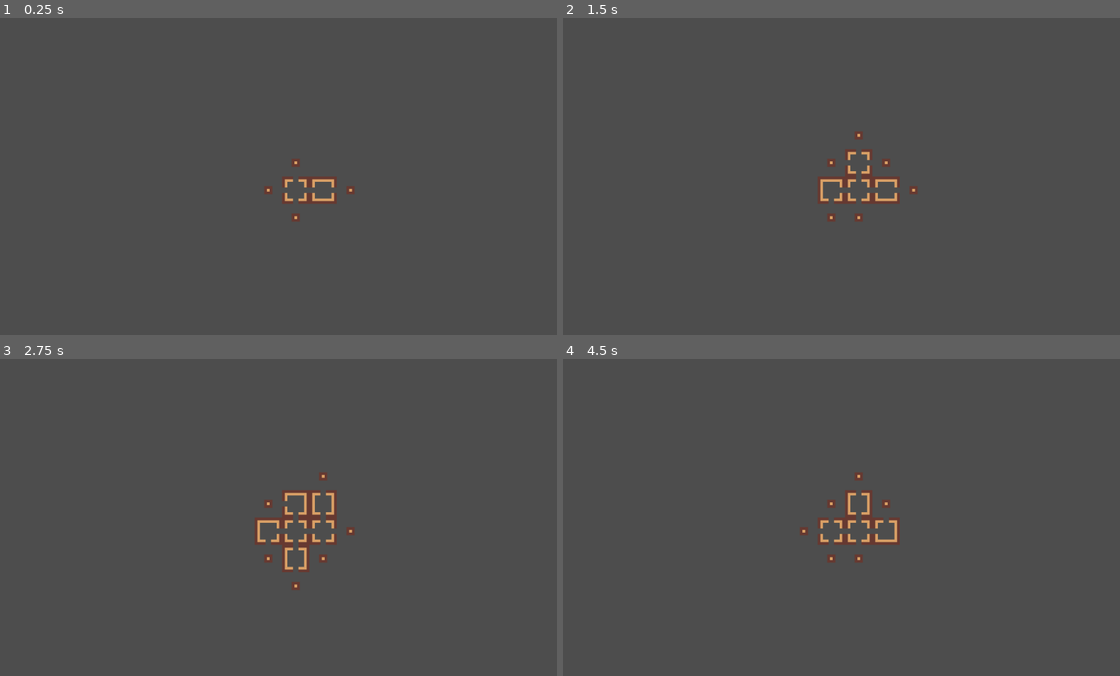
Above: before the commit, frames 1-4 (two rows, left to right).
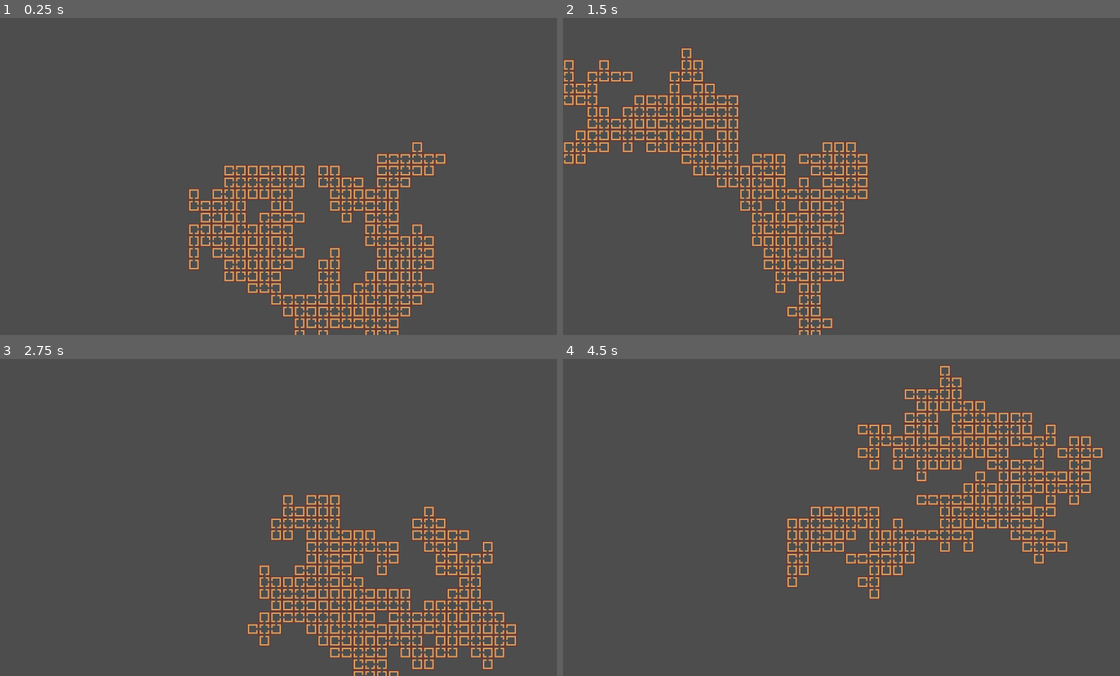
Above: after the commit, the same moments.

Repository: TreacherousDev/Treacherous
Game: Godot game, scene res://main/map_generator.tscn
Two runs of this game, one before a commit and one after it. Both use one fixed random seed, a clock stepped at 60 frames per second and the inputs below. The project has no main scene, so this scene is started directly. The engine's default icon, where the game draws it, is replaced by a stand-in: a white triangle on a blue panel in a dark square.
Inputs (mouse positions are in pixels of both pictures, inside the frame that each line leads up to):
- Up to frame 1 (0.25 s): no input
- Up to frame 2 (1.5 s): tap Enter (ui_accept) at 0.5, 0.77 s; move the mouse to (969, 160) at 0.52 s; hold Up (ui_up) 0.53-1.28 s; click (969, 160) at 0.67 s; move the mouse to (730, 192) at 1.27 s; click (730, 192) at 1.42 s
- Up to frame 3 (2.75 s): tap Enter (ui_accept) at 1.52 s; move the mouse to (339, 447) at 2.02 s; hold Up (ui_up) from 2.03 s (still down); click (339, 447) at 2.17 s
- Up to frame 4 (4.5 s): move the mouse to (819, 580) at 2.77 s; click (819, 580) at 2.92 s; tap Enter (ui_accept) at 3.02, 3.77 s; move the mouse to (1014, 565) at 3.52 s; release Up (ui_up) at 3.53 s; click (1014, 565) at 3.67 s; move the mouse to (674, 469) at 4.27 s; click (674, 469) at 4.42 s

The runs differ from the first frame. In frame 1, 9.2% of the frame differs, in the area x 33-81%, y 38-100%; in frame 2, 9.8%; in frame 3, 9.8%; in frame 4, 10%, in the area x 40-97%, y 2-76%.

Commit message:
added map expansion algorithm
for when the map gets closed off by circumstance while the cell count hasnt been reached yet

Diff:
--- /dev/null
+++ b/main/DrawPath.gd
@@ -0,0 +1,18 @@
+extends Node2D
+
+
+@export var icon: PackedScene
+func navigate_to_origin(location: Vector2i, cell_parent_position: Dictionary):
+	var current_location = location
+	if !cell_parent_position.has(location):
+		return
+	spawn_marker(current_location, cell_parent_position)
+	while cell_parent_position.has(current_location):
+#		await get_tree().process_frame
+		current_location = cell_parent_position[current_location]
+		spawn_marker(current_location, cell_parent_position)
+
+func spawn_marker(current_location, cell_parent_position):
+	var new_icon = icon.instantiate()
+	add_child(new_icon)
+	new_icon.global_position = (current_location * 80) + Vector2i(40, 40)
--- a/main/icon.tscn
+++ b/main/icon.tscn
@@ -1,7 +1,7 @@
 [gd_scene load_steps=2 format=3 uid="uid://dr2rslue3b8c0"]
 
-[ext_resource type="Texture2D" uid="uid://cyvhphdgsa8h7" path="res://main/icon.svg" id="1_ugajb"]
+[ext_resource type="Texture2D" uid="uid://dhu2qqms0ltfj" path="res://main/Red_Square.svg.png" id="1_cfnln"]
 
 [node name="Icon" type="Sprite2D"]
-scale = Vector2(0.4, 0.4)
-texture = ExtResource("1_ugajb")
+scale = Vector2(0.03, 0.03)
+texture = ExtResource("1_cfnln")
--- a/main/map_generator.gd
+++ b/main/map_generator.gd
@@ -34,63 +34,92 @@
 	if Input.is_action_just_pressed("ui_accept"):
 		get_tree().reload_current_scene()
 	if Input.is_action_just_pressed("ui_up"):
-		print(cell_parent_direction)
-		print(cell_parent_position)
+		print(active_cells)
 		pass
 
+#draws a path from mouse click to origin
+@export var draw_path: Node2D
 func _input(event):
    # Mouse in viewport coordinates.
 	if event is InputEventMouseButton:
 		if event.is_pressed():
 			var location = local_to_map(get_local_mouse_position())
 			print("Tile Location: ", location)
-			navigate_to_origin(location)
-
-@export var icon: PackedScene
-func navigate_to_origin(location: Vector2i):
-	var current_location = location
-	if !cell_parent_position.has(location):
-		return
-	while cell_parent_position.has(current_location):
-		await get_tree().process_frame
-		var new_icon = icon.instantiate()
-		add_child(new_icon)
-		new_icon.global_position = (current_location * 80) + Vector2i(40, 40)
-		current_location = cell_parent_position[current_location]
+			draw_path.navigate_to_origin(location, cell_parent_position)
 
 var iterator = 0
 func run_algorithm():
 	iterator += 1
 
-	if iterator % 2 == 0:
+	#this is the internal clock. it sdistributes the algorithm through multiple frames
+	#without this, very large rooms would cause stack overflow
+	#the number is how many times we run the algorithm on a single frame. higher means faster but more memory usage
+	if iterator % 50 == 0:
 		await get_tree().process_frame
-
+	#randomize order so that one side doesnt have skewed chances of spawning rooms with more branches
+	shuffle_array_with_seed(active_cells)
 	for cell in active_cells:
 		var cells_to_fill = get_cells_to_fill(cell)
 		#randomize order so that one side doesnt have skewed chances of spawning rooms with more branches
 		shuffle_array_with_seed(cells_to_fill)
 
 		for cell_to_fill in cells_to_fill:
-			await get_tree().create_timer(0.2).timeout
+#			await get_tree().create_timer(0.3).timeout
 			next_active_cells.append(cell_to_fill)
-
 			var wall_openings := get_wall_openings(cell_to_fill)
-			var possible_branch_directions = get_powerset(wall_openings)
-			var parent_direction = cell_parent_direction[cell_to_fill]
-			room_selection = get_possible_rooms(possible_branch_directions, parent_direction)
-			manage_room_spawning(cell_to_fill, parent_direction)
-
+			manage_spawning_conditions(wall_openings, cell_to_fill)
 			tiles_expected_next_iteration -= 1
 			tile_count += 1
-			mark_cells_to_fill_next(cell_to_fill)
-
+
+
+	active_cells.clear()
 	active_cells = next_active_cells
 	next_active_cells = []
 
 	if tiles_expected_next_iteration != 0:
 		run_algorithm()
 	elif tile_count < max_tiles:
-		print("Map generation failed due to active nodes running out prematurely")
+#		print("Map generation failed due to active nodes running out prematurely")
+		expand_map()
+
+#if map gets forced to close by circumstance but the cell count isnt achieved yet, run this algorithm
+#creates an open branch from the available expandable closing rooms
+var expandable_closing_rooms = {}
+func expand_map():
+	var max_depth: int = 0
+	var priority_queue = []
+	var room_to_open
+	var open_directions = []
+
+	#get max depth of dictionary
+	for room in expandable_closing_rooms:
+		var depth = expandable_closing_rooms[room]
+		if depth > max_depth:
+			max_depth = depth
+
+	while true:
+		#append all rooms with max depth to a priority array
+		for room in expandable_closing_rooms:
+			var depth = expandable_closing_rooms[room]
+			if depth == max_depth:
+				priority_queue.append(room)
+
+		for room in priority_queue:
+			#select the first room that meets the criteria
+			open_directions = get_wall_openings(room)
+			if open_directions.size() >= 2:
+				room_to_open = room
+				break
+
+		max_depth -= 1
+		if room_to_open != null:
+			break
+		if max_depth == 0:
+			break
+
+	manage_spawning_conditions(open_directions, room_to_open)
+	run_algorithm()
+
 
 #input: array
 #output: the same array with randomized order using Fisher-Yates shuffle algorithm
@@ -103,16 +132,28 @@
 		array[j] = temp
 	return array
 
+
+func manage_spawning_conditions(wall_openings: Array, cell_to_fill: Vector2i):
+	var possible_branch_directions = get_powerset(wall_openings)
+	var parent_direction = cell_parent_direction[cell_to_fill]
+	room_selection = get_possible_rooms(possible_branch_directions, parent_direction)
+	manipulate_map(cell_to_fill, parent_direction)
+	spawn_rooms(cell_to_fill, parent_direction)
+	mark_cells_to_fill_next(cell_to_fill)
+
 #method to spawn rooms
-func manage_room_spawning(cell_to_fill: Vector2i, parent_direction: int):
-	manipulate_map(cell_to_fill, parent_direction)
-	#pick a random available room if tile threshold hasnt been met
+func spawn_rooms(cell_to_fill: Vector2i, parent_direction: int):
+	var select_random : int = rng.randi_range(0, room_selection.size() - 1)
+	var room : int = room_selection[select_random]
+	#pick a random available room if max tile threshold hasnt been met
 	#spawn a closing rooms otherwise
 	if tile_count < max_tiles:
-		var select_random = rng.randi_range(0, room_selection.size() - 1)
-		set_cell(0, cell_to_fill, 0, Vector2i(room_selection[select_random], 0))
+		set_cell(0, cell_to_fill, 0, Vector2i(room, 0))
+		if room == parent_direction:
+			expandable_closing_rooms[cell_to_fill] = cell_depth[cell_to_fill]
 	else:
 		set_cell(0, cell_to_fill, 0, Vector2i(parent_direction, 0))
+		expandable_closing_rooms[cell_to_fill] = cell_depth[cell_to_fill]
 
 #input: position of cell
 #checks if each direction relative to that cell is empty
@@ -135,7 +176,7 @@
 func get_cells_to_fill(cell: Vector2i) -> Array:
 	var room_id: int = get_cell_atlas_coords(0, cell).x
 	var open_directions : Array = get_branch_directions_of_room(room_id)
-	var cells_to_fill : Array = convert_direction_to_cell_coords(open_directions, cell)
+	var cells_to_fill : Array = convert_directions_to_cells_coords(open_directions, cell)
 	#exclude parent direction from producible directions if it has a parent
 	#this prevents infinite looping back and forth
 	if cell_parent_position.has(cell):
@@ -162,7 +203,7 @@
 #input: parent cell position and directions to branch
 #output: producible cell positions relative to parent
 #ex: (0, 0) is a left-right room type, output becomes [(1, 0) (-1, 0)]
-func convert_direction_to_cell_coords(directions: Array, parent_cell: Vector2i) -> Array:
+func convert_directions_to_cells_coords(directions: Array, parent_cell: Vector2i) -> Array:
 	var direction_to_coords = {1 : Vector2i.UP, 2 : Vector2i.RIGHT, 4 : Vector2i.DOWN, 8 : Vector2i.LEFT}
 	var cells_to_fill = []
 	for direction in directions.size():
@@ -220,11 +261,10 @@
 var room_selection = []
 func manipulate_map(cell: Vector2i, parent_direction: int):
 	#disable spawning closing rooms if there are few spawnable rooms on the next iteration
-	if cell_depth[cell] > 20:
+
+	if tiles_expected_next_iteration < 4:
 		delete_room_from_pool(parent_direction)
-	if tiles_expected_next_iteration < 10:
-		delete_room_from_pool(parent_direction)
-	if tiles_expected_next_iteration > 10:
+	if tiles_expected_next_iteration > 4:
 		force_spawn_closing_room(parent_direction)
 #	if cell.x > 3:
 #		force_spawn_closing_room(parent_direction)
--- a/main/map_generator.tscn
+++ b/main/map_generator.tscn
@@ -1,7 +1,8 @@
-[gd_scene load_steps=6 format=3 uid="uid://bnib2lveh832d"]
+[gd_scene load_steps=7 format=3 uid="uid://bnib2lveh832d"]
 
 [ext_resource type="Texture2D" uid="uid://c343d242aco0o" path="res://main/room_tilemaps.png" id="1_lhtnv"]
 [ext_resource type="Script" path="res://main/map_generator.gd" id="2_cap21"]
+[ext_resource type="Script" path="res://main/DrawPath.gd" id="3_t02dr"]
 [ext_resource type="PackedScene" uid="uid://dr2rslue3b8c0" path="res://main/icon.tscn" id="3_wv1aq"]
 
 [sub_resource type="TileSetAtlasSource" id="TileSetAtlasSource_4ginc"]
@@ -29,13 +30,17 @@
 tile_size = Vector2i(80, 80)
 sources/0 = SubResource("TileSetAtlasSource_4ginc")
 
-[node name="Tilemap" type="TileMap"]
+[node name="Tilemap" type="TileMap" node_paths=PackedStringArray("draw_path")]
 tile_set = SubResource("TileSet_nod23")
 cell_quadrant_size = 80
 format = 2
 script = ExtResource("2_cap21")
-max_tiles = 300
-icon = ExtResource("3_wv1aq")
+max_tiles = 200
+draw_path = NodePath("DrawPath")
 
 [node name="Camera2D" type="Camera2D" parent="."]
-zoom = Vector2(0.7, 0.7)
+zoom = Vector2(0.3, 0.3)
+
+[node name="DrawPath" type="Node2D" parent="."]
+script = ExtResource("3_t02dr")
+icon = ExtResource("3_wv1aq")
Binary file added: main/Red_Square.svg.png
Not shown, added: main/Red_Square.svg.png.import
